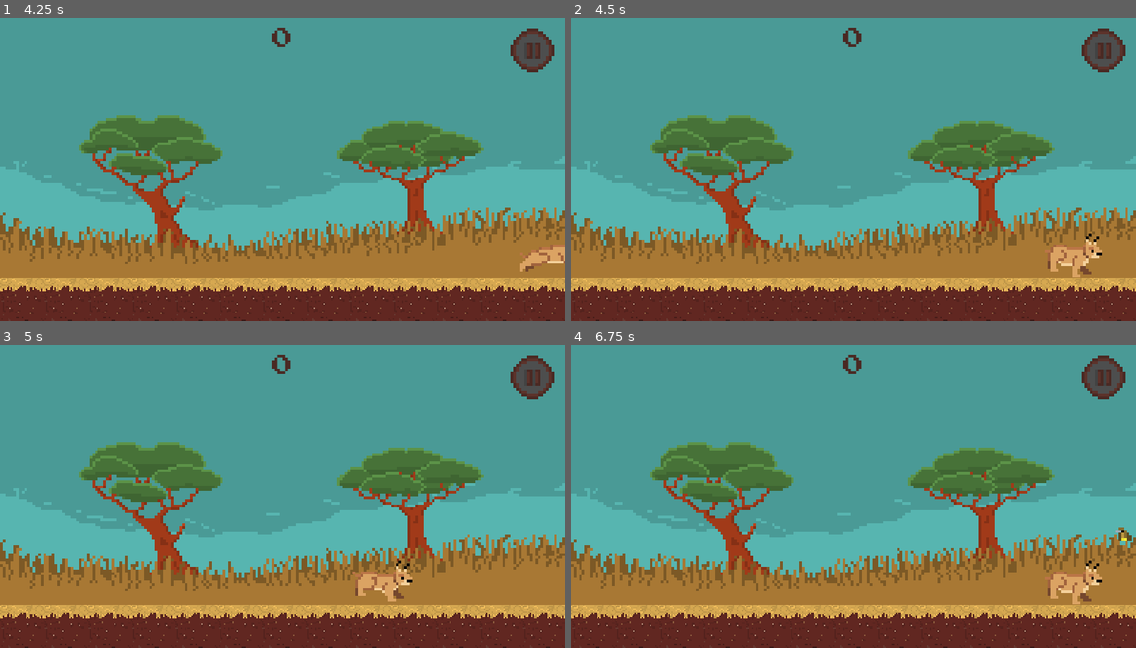
Above: before the commit, frames 1-4 (two rows, left to right).
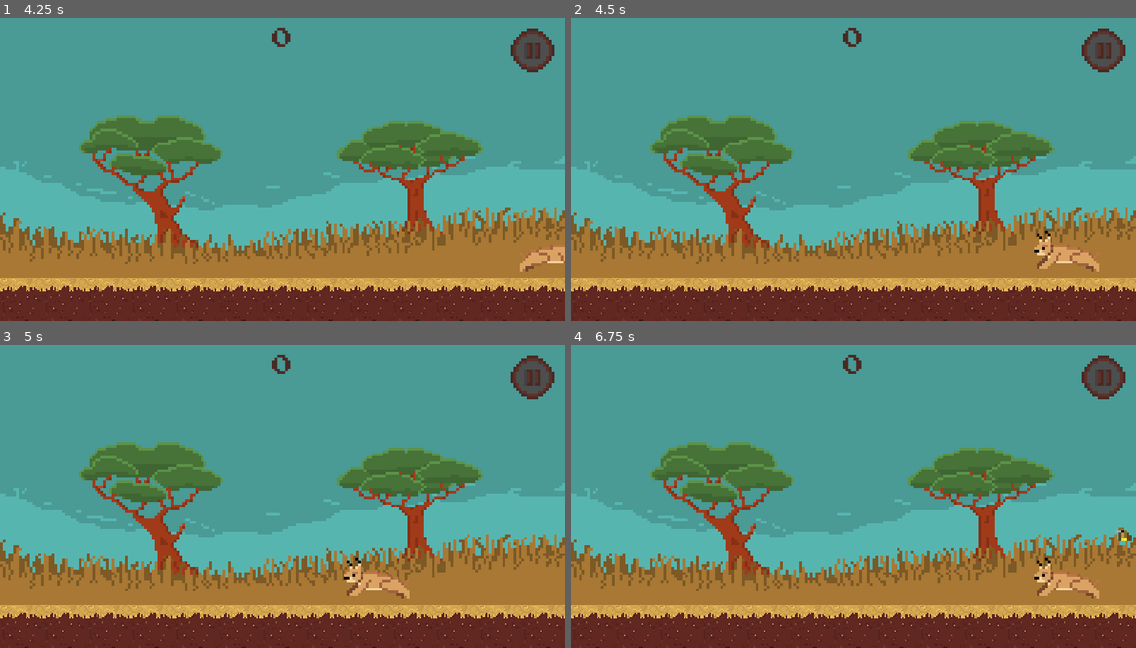
Above: after the commit, the same moments.

Repository: JoshuaW13/Floppa
Game: Godot game, scene res://interface/TitleScreen.tscn
The game is run twice, just before and just after one commit, with the same random seed, the same clock (stepped at 60 frames per second) and the same inputs.
Inputs (mouse positions are in pixels of both pictures, inside the frame that each line leads up to):
- Up to frame 1 (4.25 s): click (231, 199) at 0.5 s; click (531, 51) at 1.25 s; click (305, 148) at 2 s; move the mouse to (406, 154) at 2.77 s; press the mouse at (406, 154) at 2.78 s; hold D (MoveRight) from 2.78 s (still down); tap W (jump) at 3.02, 3.32, 3.77, 4.07 s; move the mouse to (169, 184) at 3.52 s; release the mouse at (169, 184) at 3.53 s; click (169, 184) at 3.6 s
- Up to frame 2 (4.5 s): move the mouse to (910, 102) at 4.27 s; release D (MoveRight) at 4.28 s; press the mouse at (910, 102) at 4.28 s; hold A (MoveLeft) from 4.28 s (still down)
- Up to frame 3 (5 s): keep holding A (MoveLeft)
- Up to frame 4 (6.75 s): move the mouse to (825, 557) at 5.02 s; release A (MoveLeft) at 5.03 s; release the mouse at (825, 557) at 5.03 s; hold D (MoveRight) 5.03-6.53 s; click (825, 557) at 5.1 s; tap W (jump) at 5.27, 5.57, 6.02, 6.32 s; move the mouse to (1023, 541) at 5.77 s; press the mouse at (1023, 541) at 5.78 s; move the mouse to (684, 451) at 6.52 s; release the mouse at (684, 451) at 6.53 s; hold A (MoveLeft) from 6.53 s (still down); click (684, 451) at 6.6 s

Frame 1 is identical in both runs. In frame 2, 0.7% of the frame differs, in the area x 82-94%, y 70-86%; in frame 3, 0.6%; in frame 4, 0.7%.

Commit message:
fixed player, springbok and fps

Diff:
--- a/Actors/Ennemies/Springbok/springbok.gd
+++ b/Actors/Ennemies/Springbok/springbok.gd
@@ -1,6 +1,7 @@
 extends Ennemy
 
 #signals
+# warning-ignore:unused_signal
 signal hit();
 #fields
 enum states{
@@ -9,7 +10,7 @@
 }
 var state = states.RUN
 onready var health = health setget _set_health;
-var velocity = Vector2(150,0)
+var velocity = Vector2(175,0)
 onready var animationPLayer = $AnimationPlayer
 onready var damagePlayer = $DamageStateAnimator
 onready var hurtbox = $HurtBox/CollisionShape2D
@@ -61,6 +62,7 @@
 		process_run();
 	elif state == states.DEAD:
 		process_death()
+# warning-ignore:return_value_discarded
 	move_and_slide(velocity,FLOOR_NORMAL)
 
 
--- a/Actors/Player/Run.gd
+++ b/Actors/Player/Run.gd
@@ -7,19 +7,17 @@
 func animate()->void:
 	if(player.velocity.x <0):
 		player.facing = "left"
-		player.animationPlayer.queue("RunLeft")
+		player.animationPlayer.play("RunLeft")
 	elif(player.velocity.x >0):
 		player.facing = "right"
-		player.animationPlayer.queue("RunRight")
+		player.animationPlayer.play("RunRight")
 
 func handle_input(_event: InputEvent) -> void:
 	if _event.is_action_pressed("Attack"):
 		player.animationPlayer.clear_queue();
 
 func physics_update(delta: float) -> void:
-	#print("Run state")
 	animate()
-
 	#Check if jumping
 	if Input.is_action_just_pressed("jump"):
 		state_machine.transition_to("Jump", {do_jump = true})
--- a/project.godot
+++ b/project.godot
@@ -62,6 +62,7 @@
 
 [debug]
 
+settings/fps/force_fps=60
 shapes/collision/shape_color=Color( 1, 1, 1, 0.501961 )
 
 [display]
@@ -70,6 +71,7 @@
 window/size/height=224
 window/size/test_width=1248
 window/size/test_height=672
+window/vsync/use_vsync=false
 window/vsync/vsync_via_compositor=true
 window/stretch/mode="2d"
 window/stretch/aspect="keep"
